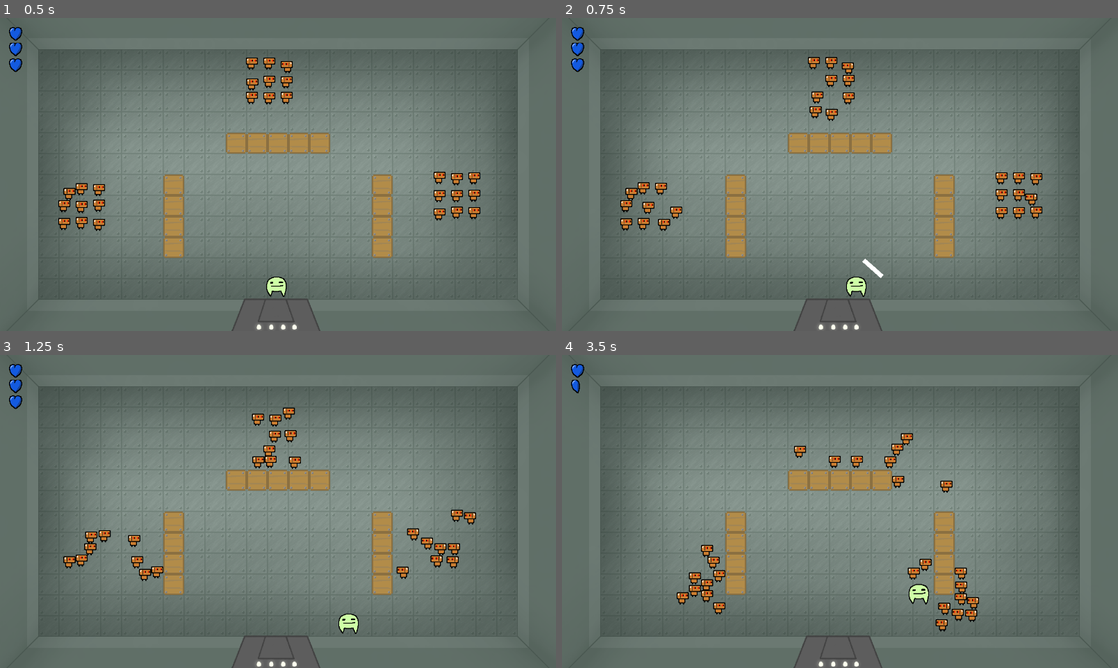
Above: before the commit, frames 1-4 (two rows, left to right).
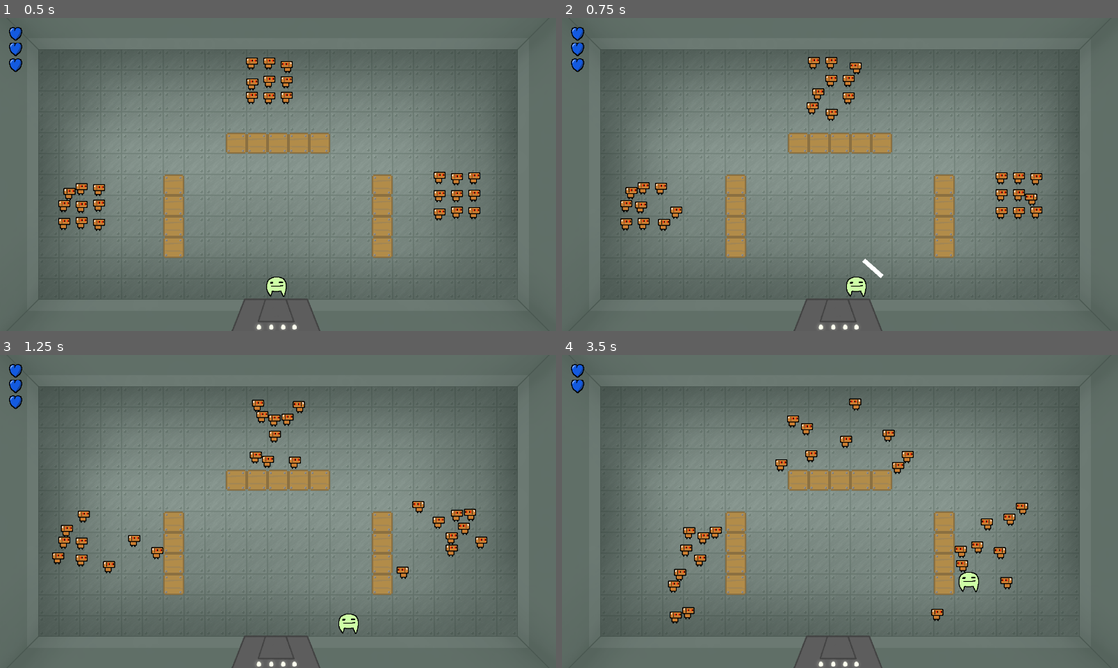
Above: after the commit, the same moments.

Repository: actually-reb/fenrir-2020
Game: Godot game, scene res://scene/Main.tscn
The game is run twice, just before and just after one commit, with the same random seed, the same clock (stepped at 60 frames per second) and the same inputs.
Inputs (mouse positions are in pixels of both pictures, inside the frame that each line leads up to):
- Up to frame 1 (0.5 s): no input
- Up to frame 2 (0.75 s): move the mouse to (962, 158) at 0.52 s; hold D (move_right) from 0.53 s (still down); click (962, 158) at 0.67 s
- Up to frame 3 (1.25 s): keep holding D (move_right)
- Up to frame 4 (3.5 s): move the mouse to (728, 527) at 1.27 s; release D (move_right) at 1.28 s; hold S (move_down) 1.28-2.03 s; move the mouse to (895, 442) at 2.02 s; hold D (move_right) 2.03-2.78 s; move the mouse to (812, 574) at 2.77 s; hold W (move_up) from 2.78 s (still down); click (812, 574) at 2.92 s

Frame 1 is identical in both runs. In frame 2, 0.4% of the frame differs, in the area x 11-54%, y 14-63%; in frame 3, 2.4%; in frame 4, 4.0%, in the area x 2-84%, y 7-89%.

Commit message:
robots are OP!

Diff:
--- a/entity/TinyRobot.gd
+++ b/entity/TinyRobot.gd
@@ -46,6 +46,9 @@
 		if collider and collider.is_in_group("wall"):
 			if not random_hops > 0:
 				random_hops = 3
+		if collider and collider.is_in_group("enemy"):
+			if not random_hops > 0:
+				random_hops = 1
 
 func hop_towards_dir(dir):
 	direction = dir
